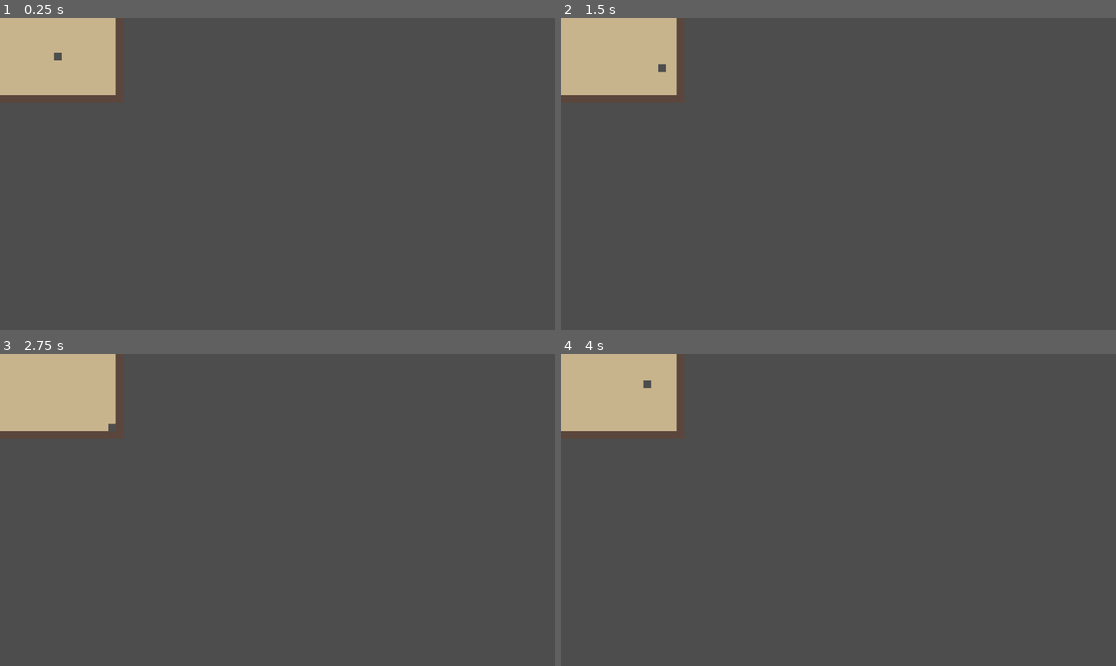
Above: before the commit, frames 1-4 (two rows, left to right).
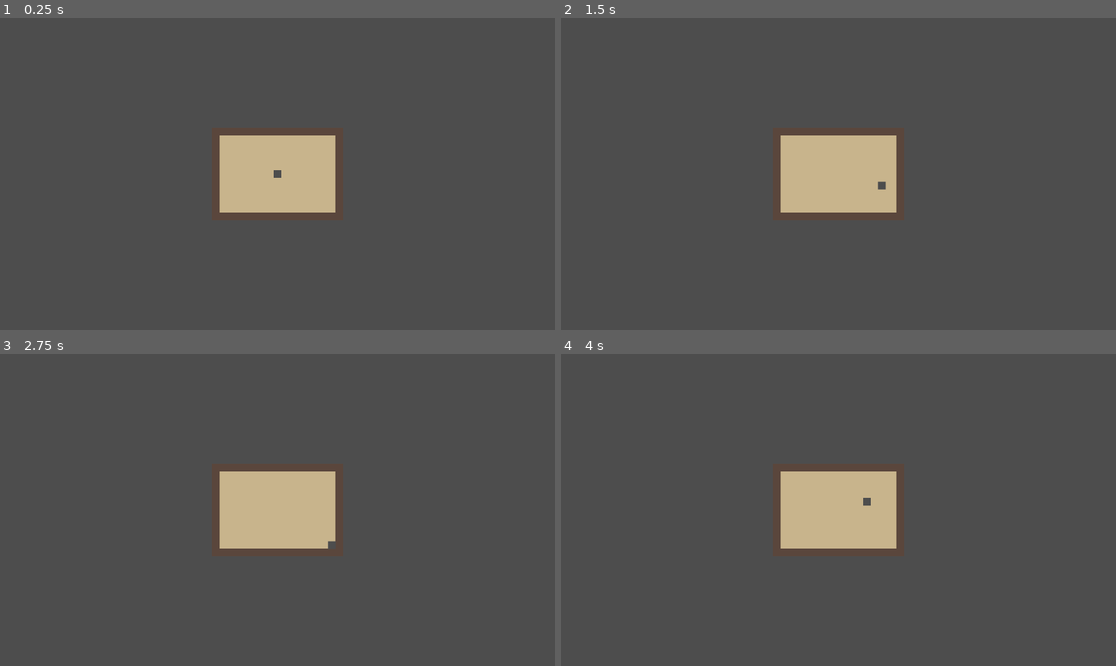
Above: after the commit, the same moments.

Repository: NiltonSousa/alice-beyond-the-gate
Game: Godot game, scene res://scenes/maps/casa_diana/casa_a.tscn
Same seed, same stepped clock (60 frames per second), same inputs: the game is played once before the commit and once after it.
Inputs:
- Up to frame 1 (0.25 s): no input
- Up to frame 2 (1.5 s): tap Enter at 0.5 s; hold D (move_right) 0.53-1.28 s; hold S (move_down) from 1.28 s (still down)
- Up to frame 3 (2.75 s): release S (move_down) at 2.03 s; hold D (move_right) from 2.03 s (still down)
- Up to frame 4 (4 s): tap Space at 2.75 s; release D (move_right) at 2.78 s; hold W (move_up) 2.78-3.53 s; hold A (move_left) from 3.53 s (still down)

The runs differ from the first frame. In frame 1, 10% of the frame differs, in the area x 0-61%, y 0-63%; in frame 2, 10%; in frame 3, 10%; in frame 4, 10%.

Commit message:
Add camera with deadzone follow and Casa A bounds
Co-Authored-By: Claude Sonnet 5 <noreply@anthropic.com>

Diff:
--- a/scenes/characters/cat_character.tscn
+++ b/scenes/characters/cat_character.tscn
@@ -1,19 +1,28 @@
-[gd_scene load_steps=3 format=3 uid="uid://dqxk8m4vqhfxg"]
+[gd_scene format=3]
 
 [ext_resource type="Script" path="res://scripts/characters/cat_character.gd" id="1_cat_script"]
 
 [sub_resource type="RectangleShape2D" id="RectangleShape2D_cat"]
 size = Vector2(14, 14)
 
-[node name="CatCharacter" type="CharacterBody2D"]
+[node name="CatCharacter" type="CharacterBody2D" unique_id=1403104527]
 script = ExtResource("1_cat_script")
 
-[node name="CollisionShape2D" type="CollisionShape2D" parent="."]
+[node name="CollisionShape2D" type="CollisionShape2D" parent="." unique_id=1938956960]
 shape = SubResource("RectangleShape2D_cat")
 
-[node name="Sprite" type="ColorRect" parent="."]
+[node name="Sprite" type="ColorRect" parent="." unique_id=397658811]
 offset_left = -8.0
 offset_top = -8.0
 offset_right = 8.0
 offset_bottom = 8.0
 color = Color(0.3, 0.3, 0.3, 1)
+
+[node name="Camera2D" type="Camera2D" parent="." unique_id=151911509]
+limit_left = 0
+limit_top = 0
+limit_right = 240
+limit_bottom = 160
+position_smoothing_enabled = true
+drag_horizontal_enabled = true
+drag_vertical_enabled = true
